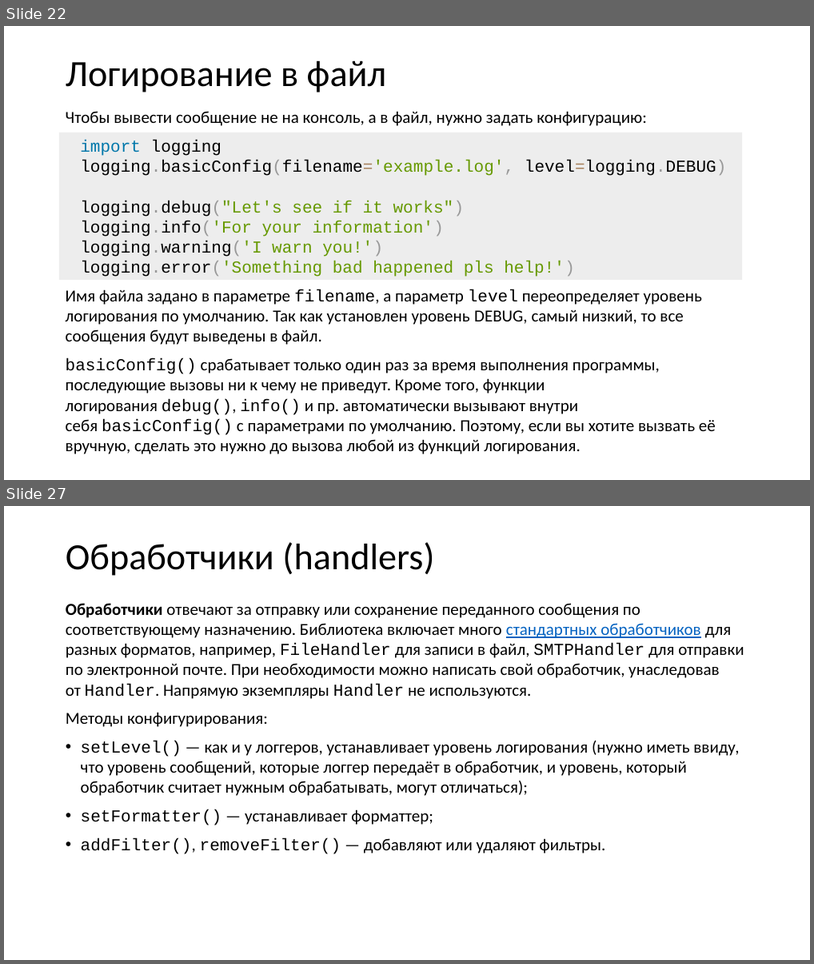
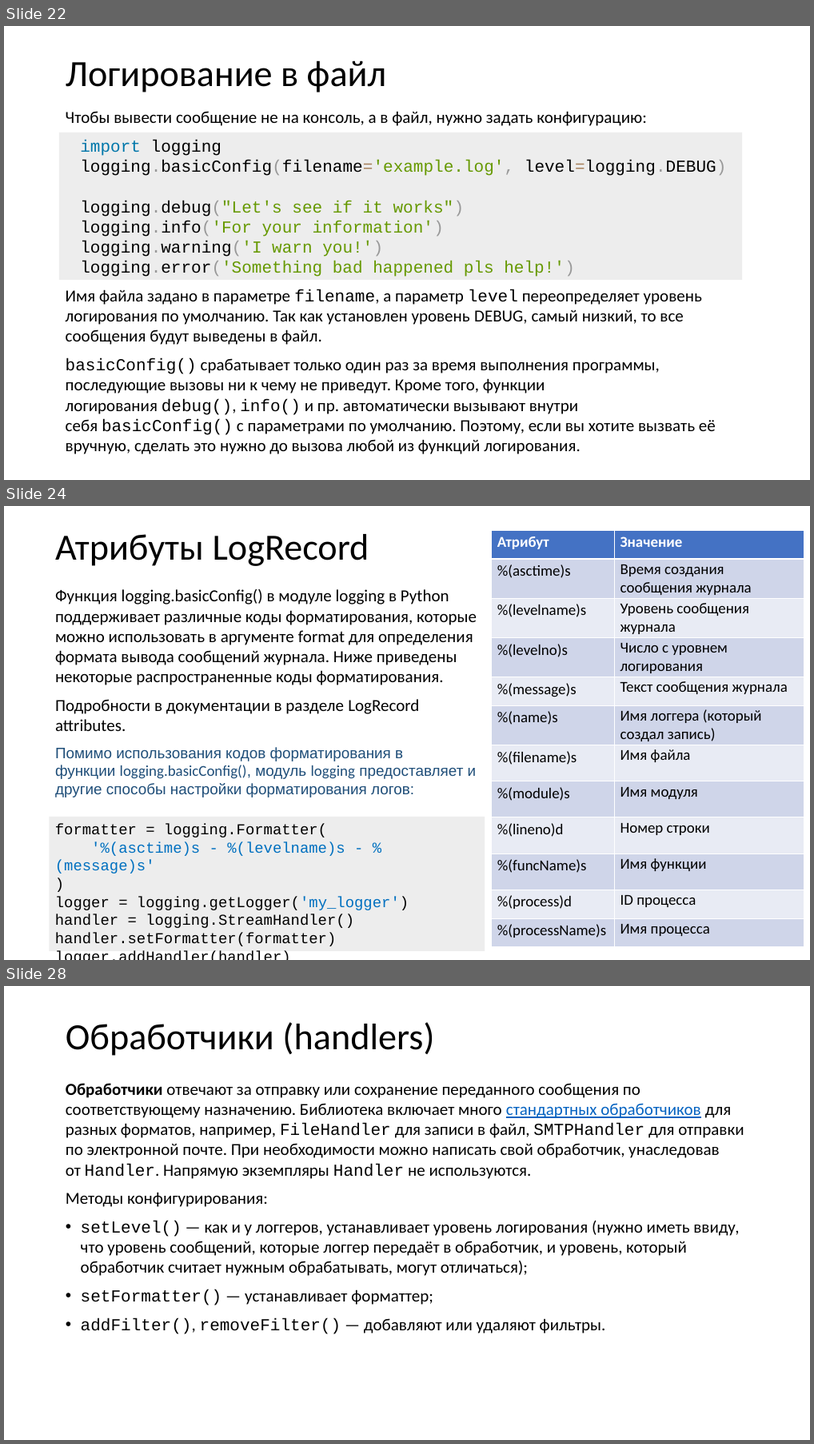
Before and after one commit to xtrueman/prog_instruments, a slide deck: presentations/Logging.pptx. Shown one above the other, each under a label of ours: slides 22 and 27 before the commit, slides 22, 24 and 28 after it; the slides between them are not shown. The pictures are 814x964 and 814x1444 pixels, drawn with LibreOffice and Linux fonts; fonts in the diff are those of the drawing. Boxes give left, top, right and bottom in pixels: in the first picture for what was removed or moved away, otherwise in the second. Text is boxed around its words. In the diff, an @@ line names an element or a change of style, - is before the commit and + after.

Commit message:
logging

```diff
--- a/presentations/Logging.pptx
+++ b/presentations/Logging.pptx
@@ slide 24 added at (4, 506, 810, 960), background #FFFFFF @@
@@ title added at (55, 534, 370, 566), 44 pt, text #000000 @@
+Атрибуты LogRecord
@@ table added at (491, 530, 804, 944), 12 rows, 2 columns @@
+Атрибут | Значение
+%(asctime)s | Время создания сообщения журнала
+%(levelname)s | Уровень сообщения журнала
+%(levelno)s | Число с уровнем логирования
+%(message)s | Текст сообщения журнала
+%(name)s | Имя логгера (который создал запись)
+%(filename)s | Имя файла
+%(module)s | Имя модуля
+%(lineno)d | Номер строки
+%(funcName)s | Имя функции
+%(process)d | ID процесса
+%(processName)s | Имя процесса
@@ text added at (55, 589, 477, 797), 20 pt, text #000000 @@
+Функция logging.basicConfig() в модуле logging в Python поддерживает различные коды форматирования, которые можно использовать в аргументе format для определения формата вывода сообщений журнала. Ниже приведены некоторые распространенные коды форматирования.
+Подробности в документации в разделе LogRecord attributes.
+Помимо использования кодов форматирования в функции logging.basicConfig(), модуль logging предоставляет и другие способы настройки форматирования логов:
@@ rectangle added at (50, 816, 485, 951), fill #EDEDED, 18 pt, text #000000 @@
+formatter = logging.Formatter(
+'%(asctime)s - %(levelname)s - %(message)s'
+)
+logger = logging.getLogger('my_logger')
+handler = logging.StreamHandler()
+handler.setFormatter(formatter)
+logger.addHandler(handler)
@@ what was slide 27 is now slide 28 @@
```
Also in this commit, not shown: 4 slides changed.
